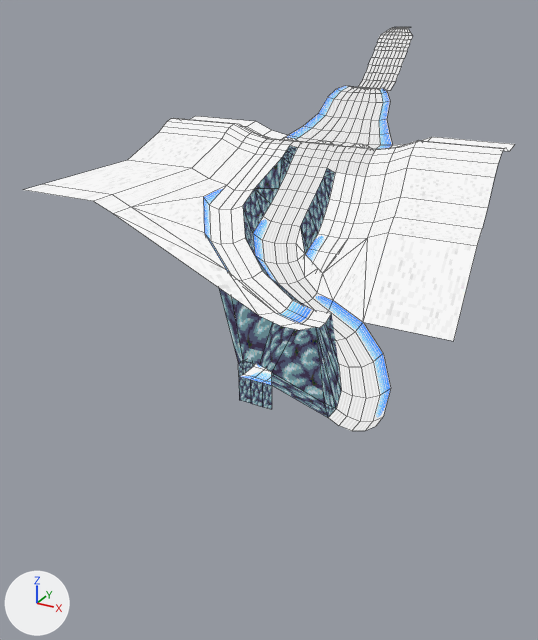
The Blender file Assets/Models/Environments/TrueLevel1/L1_v01.blend as it was, and as the next commit left it.
Camera for both pictures: a 50 mm camera at (399.0, -1130.0, 47.0) aimed at (6.0, -416.0, -310.0). Arrows for +X, +Y and +Z are at lower left; the lights stay in place. Mesh edges are drawn as thin lines.

Before the edit, the objects in view are built like this:
```python
me_grid = bpy.data.meshes.new('Grid')
me_grid.from_pydata(...)  # 688 vertices, 665 faces; spans x -225.0..230.0, y -555.0..15.0, z -345.0..0.0
me_grid.materials.append(mat_level1textures)
ob_grid = bpy.data.objects.new('Grid', me_grid)
ob_grid.location = (0.0, 0.0, 0.0)
```
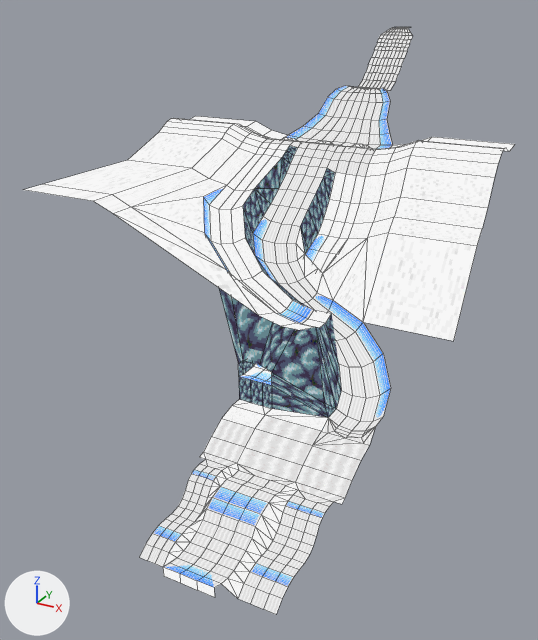
Where the change shows, as pixel boxes (x1, y1, x2, y2) in the pictures (538 x 640 px):
'Grid', reshaped (45% taller): before (24, 27, 515, 431); after (24, 27, 515, 614)
part 1 of me_grid, built on: before (239, 377, 272, 409); after (139, 377, 376, 614)

The edits, one by one:
me_grid is used by ob_grid; location (0.0, 0.0, 0.0).
me_grid had 688 vertices, 665 faces and spanned x -225.0..230.0, y -555.0..15.0, z -345.0..0.0.
me_grid now has 879 vertices, 873 faces and spans x -225.0..230.0, y -746.0..15.0, z -409.0..0.0.
Part 1, on me_grid:
1 vertex is removed from x 80.0, y -545.0, z -345.0.
1 face is deleted.
3 vertices in x 41.0..69.0, y -545.0, z -345.0 move by (0.0, 0.0, 1.0).
100 vertices are added at x 41.0..193.0, y -746.0..-545.0, z -401.0..-341.0.
20 new vertices lie (0.0, 10.0, 2.0) away from vertices in x 49.0..186.0, y -716.0..-681.0, z -397.0..-395.0.
8 new vertices lie (0.0, 7.0, 4.0) away from vertices in x 49.0..186.0, y -671.0, z -394.0..-393.0.
8 new vertices lie (0.0, 6.0, 6.0) away from vertices in x 49.0..186.0, y -664.0, z -390.0..-389.0.
8 new vertices lie (0.0, 6.0, 8.0) away from vertices in x 49.0..186.0, y -658.0, z -384.0..-383.0.
8 new vertices lie (0.0, 5.0, 4.0) away from vertices in x 49.0..186.0, y -652.0, z -376.0..-375.0.
8 new vertices lie (0.0, 5.0, 2.0) away from vertices in x 49.0..186.0, y -647.0, z -372.0..-371.0.
16 new vertices lie (0.0, 10.0, 0.0) away from vertices in x 49.0..186.0, y -701.0..-642.0, z -395.0..-369.0.
8 new vertices lie (0.0, -10.0, -4.0) away from vertices in x 49.0..186.0, y -711.0, z -397.0..-396.0.
8 new vertices lie (0.0, -10.0, -8.0) away from vertices in x 49.0..186.0, y -721.0, z -401.0..-400.0.
209 new faces join them.
